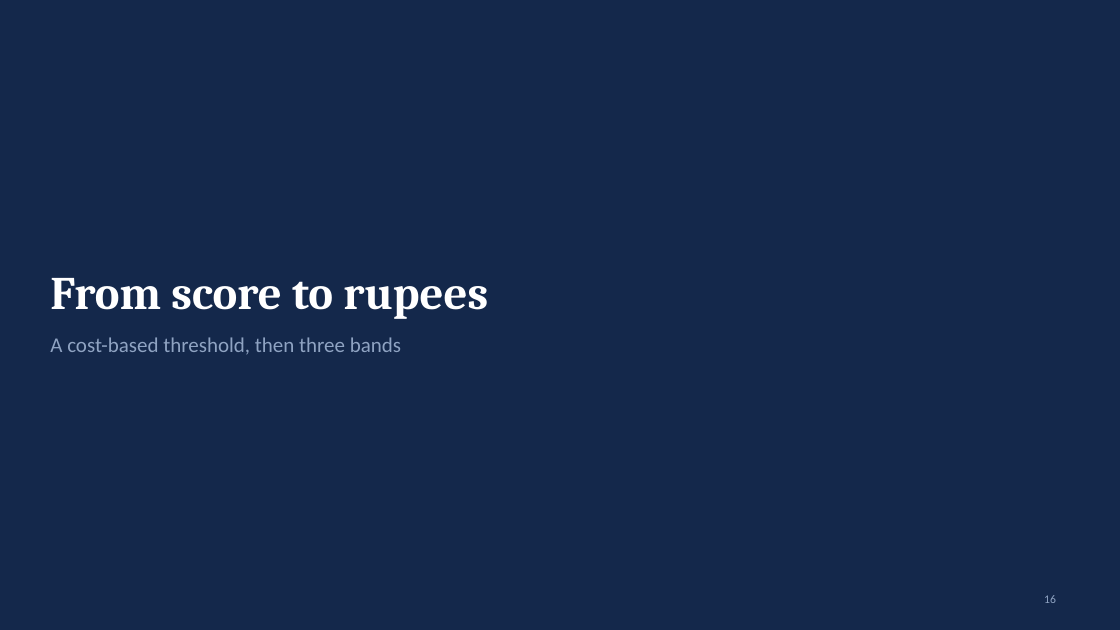
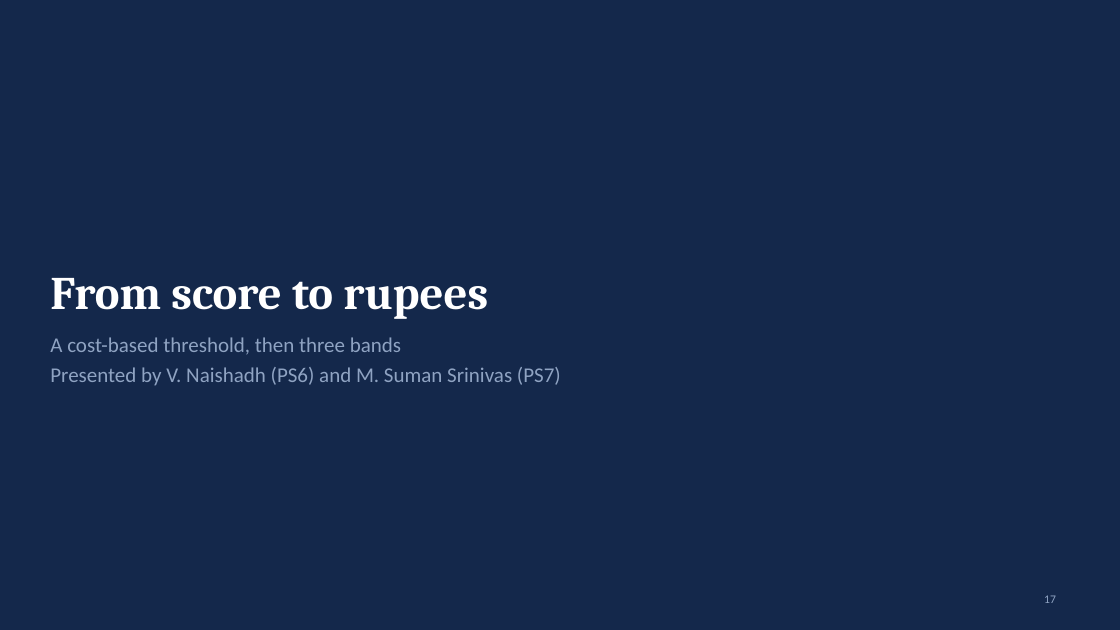
Before and after one commit to naishadhvytla/hackathon01calibo, a slide deck: slide 17 of docs/FraudGuard_Presentation.pptx (slide 16 before the commit). Drawn at 1120x630 pixels with LibreOffice and Linux fonts; fonts in the diff are those of the drawing. Boxes give left, top, right and bottom in pixels: in the first picture for what was removed or moved away, otherwise in the second. Text is boxed around its words. In the diff, an @@ line names an element or a change of style, - is before the commit and + after.

```diff
--- a/docs/FraudGuard_Presentation.pptx
+++ b/docs/FraudGuard_Presentation.pptx
@@ text at <box>50,367,561,386</box>: paragraph added @@
+Presented by V. Naishadh (PS6) and M. Suman Srinivas (PS7)
@@ page number at <box>1044,595,1056,603</box>: text changed @@
-16
+17
```
Also in this commit, not shown: 25 other slides changed, 1 slide added, 32 other files.
